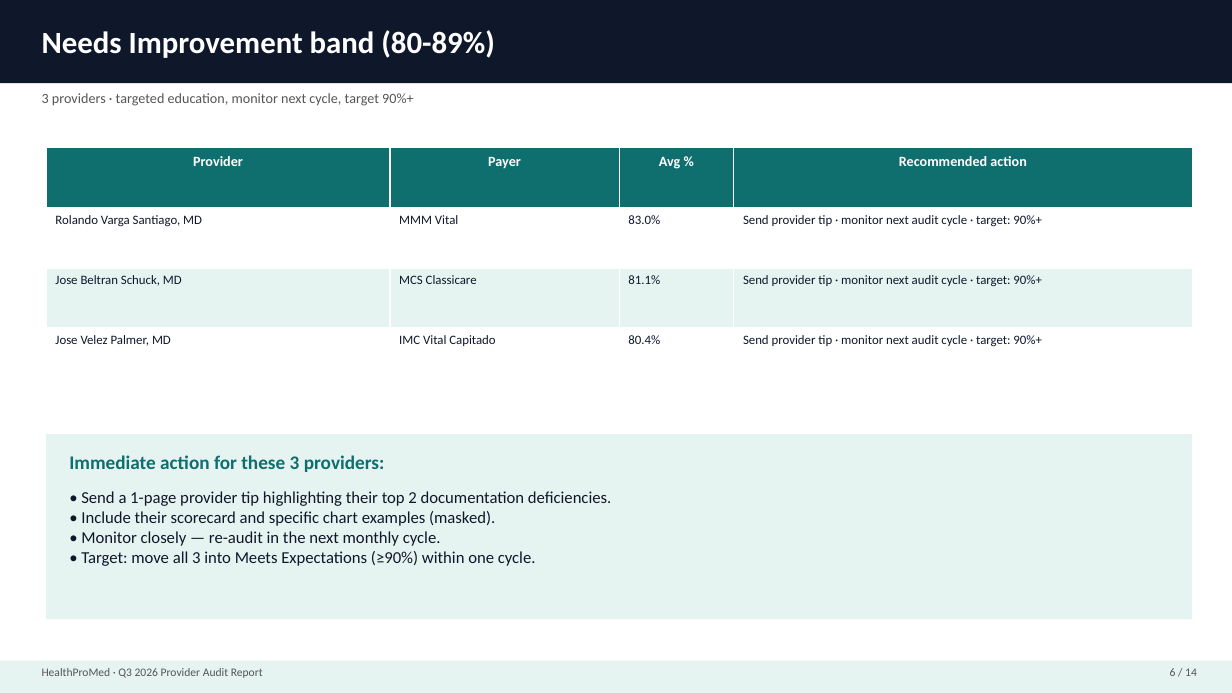
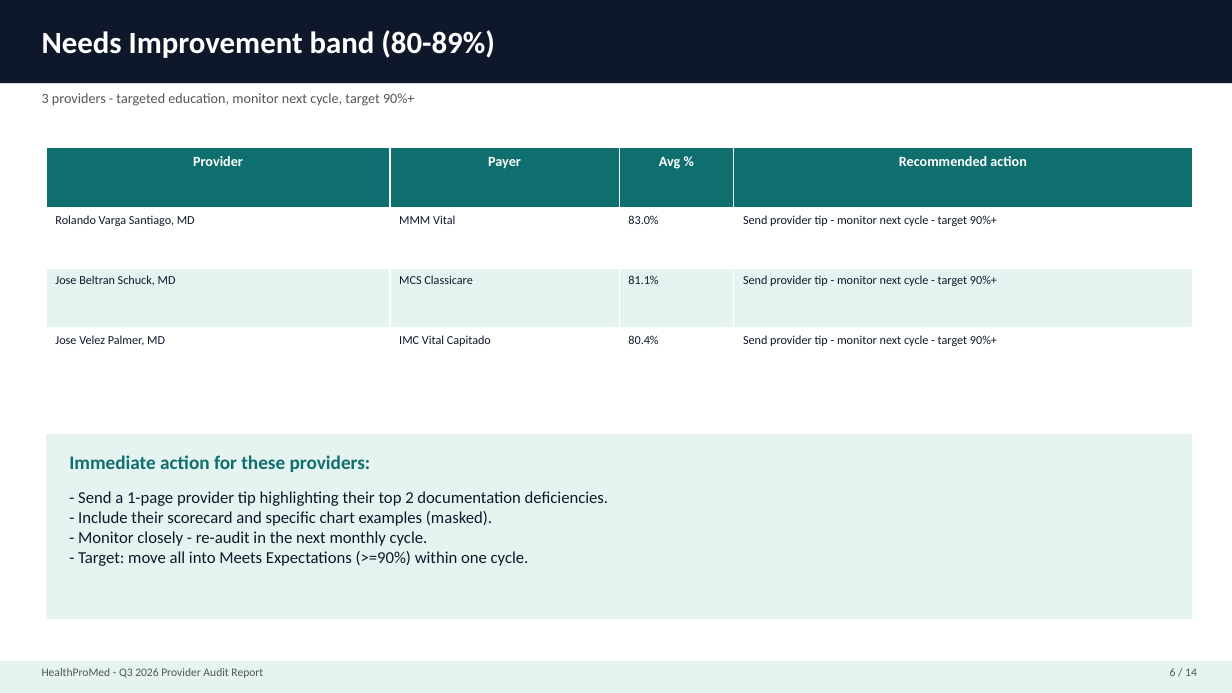
Before and after one commit to ericgalancrc-cmd/Revenue-MD, a slide deck: slide 6 of docs/Q3_2026_Provider_Audit_Report.pptx. Drawn at 1232x693 pixels with LibreOffice and Linux fonts; fonts in the diff are those of the drawing. Boxes give left, top, right and bottom in pixels: in the first picture for what was removed or moved away, otherwise in the second. Text is boxed around its words. In the diff, an @@ line names an element or a change of style, - is before the commit and + after.

```diff
--- a/docs/Q3_2026_Provider_Audit_Report.pptx
+++ b/docs/Q3_2026_Provider_Audit_Report.pptx
@@ text at (42, 93, 415, 106): text changed @@
-3 providers · targeted education, monitor next cycle, target 90%+
+3 providers - targeted education, monitor next cycle, target 90%+
@@ table at (46, 148, 1192, 388) @@
-row 2, column 4: Send provider tip · monitor next audit cycle · target: 90%+
+row 2, column 4: Send provider tip - monitor next cycle - target 90%+
-row 3, column 4: Send provider tip · monitor next audit cycle · target: 90%+
+row 3, column 4: Send provider tip - monitor next cycle - target 90%+
-row 4, column 4: Send provider tip · monitor next audit cycle · target: 90%+
+row 4, column 4: Send provider tip - monitor next cycle - target 90%+
@@ size 10 to 9.5 pt in "Rolando Varga Santiago, MD", "MMM Vital", "83.0%", "Jose Beltran Schuck, MD" and 5 more places @@
@@ text at (69, 455, 371, 472): text changed @@
-Immediate action for these 3 providers:
+Immediate action for these providers:
@@ text at (78, 491, 608, 566): text changed @@
-• Send a 1-page provider tip highlighting their top 2 documentation deficiencies.
-• Include their scorecard and specific chart examples (masked).
-• Monitor closely — re-audit in the next monthly cycle.
-• Target: move all 3 into Meets Expectations (≥90%) within one cycle.
+- Send a 1-page provider tip highlighting their top 2 documentation deficiencies.
+- Include their scorecard and specific chart examples (masked).
+- Monitor closely - re-audit in the next monthly cycle.
+- Target: move all into Meets Expectations (>=90%) within one cycle.
@@ text at (42, 668, 263, 678): text changed @@
-HealthProMed · Q3 2026 Provider Audit Report
+HealthProMed - Q3 2026 Provider Audit Report
```
Also in this commit, not shown: 13 other slides changed, 1 other file.
